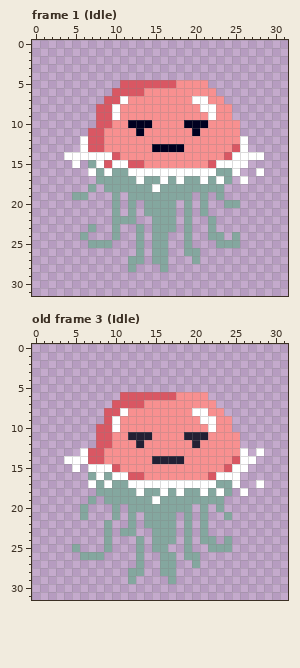
Pixel-art file: Assets/Sprites/jellyfish.ase. Above: the version before the commit.
32x32 pixels, 3 frames. Shown: frame 1 (Idle), old frame 3 (Idle). The commit also changed other frames, which this record leaves out.
After:
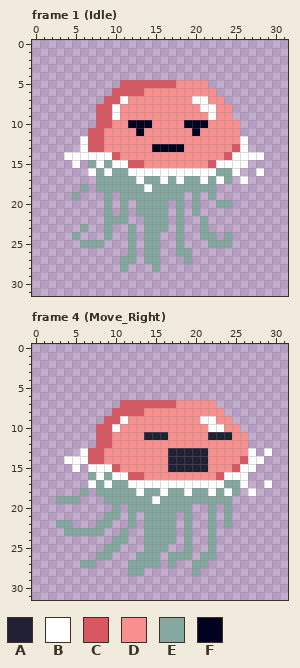
Palette (. is transparent): A #222034  B #ffffff  C #d95763  D #f89090  E #84a79f  F #000020
A new or re-ordered frame is compared with the old frame closest to it.
Changes in this commit:
frames 3 -> 11
Changed rows in their new state; - is an unchanged pixel.
Frame 1 (Idle):
first column x 5:
15 ----E----------------
18 -E.E-----BE-------.--
19 -.--E.E-------.E.E.--
20 ----E.E.E---.E.E.-E-.
21 ----E.E.E---.E.E.----
22 ----E--.-E--.E.-E.---
23 -E.-E.-E.E--.E.-E.---
24 E.--E.-E.E-.-E.-E-.E.
25 -E--.--E.E-.-E.--E--.
26 -------E.E-.-E-.-----
27 ------E-.E-.--E.-----
28 ------E.--E.---------
Frame 4 (Move_Right) is new; against old frame 3 (Idle):
first column x 3:
 6 --------...........--------
 7 -------.---CCCC------------
 8 ------.-CCC------DD--------
 9 -------CB------------------
10 --------------------B-D----
11 ---------DD-AA--DDDAAA-D---
12 ----------D------D-----D---
13 --------------AAAAA----DB.B
14 ------------DD--AAA---DC-B-
15 --------------AAAAA--DC-B--
16 -------------------DC--B---
17 --------------------B-EB-.B
18 ---E-----------EB-EBEBE.B--
19 EEE-.----------------E-----
20 ---.--------------.E.E-----
21 ---.--E-----------.E-------
22 EE---E------------.E-E-----
23 -EEEEE.--.-E------.E-------
24 ------.EE-.E------.--.-----
25 --.----E--.E--------..-----
26 ---..-E----EE.-E-.EE-------
27 ---EE----E-EE.----E--------
28 -------------..--E---------
29 ---------.----.------------
Where, in picture pixels (left, top, right, bottom), the same in both pictures:
changed: (72, 160, 240, 272)
changed: (56, 392, 272, 584)
